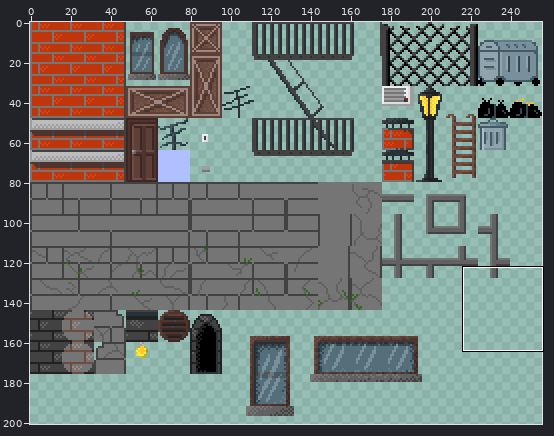
Sprite sheet -- assets/tiles/city_tiles.png. Above: a wide view before the commit, with the close-up outlined.
Close-up. Old version:
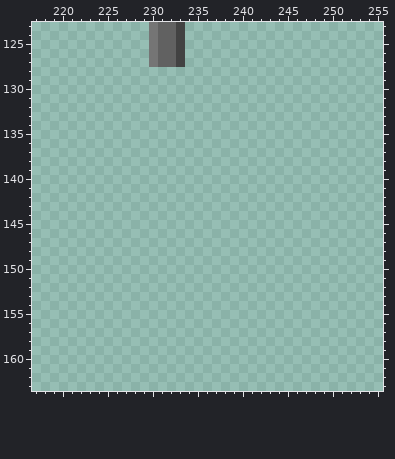
The file is 256x256 pixels. Shown: x 217..255, y 123..163. The wide view leaves out empty margins.
The result:
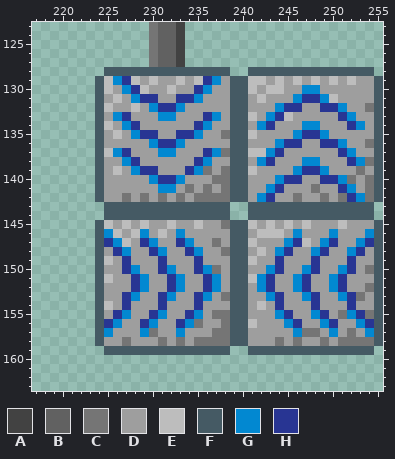
Palette (. is transparent): A #424242  B #616161  C #757575  D #9e9e9e  E #bdbdbd  F #455a64  G #0288d1  H #283593
From old to new:
Changed rows in their new state; - is an unchanged pixel.
first column x 224:
128 -FFFFFFFFFFFFFF--FFFFFFFFFFFFFF-
129 FEGHEDEDDEDEHGDFFEEDEDEDEDEDEDDF
130 FEDGHEDDEDDHGDDFFEDEEDDGGDDDDDDF
131 FDEDGHHDDHHGDDDFFDEDDDGHHGEDDDDF
132 FEDDEDGHHGDDDDDFFDDDGHHDDHHGDDCF
133 FDGHDDDGGDDDHGDFFEDGHEDDDDDHGDDF
134 FEDGHDDDDDDHGDDFFDGHDDDGGDDDHGDF
135 FDEDGHHDDHHGDDCFFEDDDDGHHGDDDDDF
136 FDDDDDGHHGDDDDDFFDDDGHHDDHHGDDCF
137 FEGHDDDGGDDDHGCFFEEGHDDDDDDHGDDF
138 FDDGHDDDDDDHGDDFFDGHDDDGGDDDHGCF
139 FDEDGHHDDDHGCDCFFEDDDDGHHGDDDCDF
140 FDDDDDGHHGDDDCCFFDDDGHHDDHHGCDCF
141 FDDDDDDGGDCDCDCFFDDGHDDDCDDHGDCF
142 FDDCDCDCDCDCCCCFFDGHDDCDDCDCHGCF
143 -FFFFFFFFFFFFFF--FFFFFFFFFFFFFF-
144 -FFFFFFFFFFFFFF--FFFFFFFFFFFFFF-
145 FEDEDEDDEDDEDDCFFEDEDEDEDDDEDDDF
146 FGEDEGDEDGDDDDDFFDEEEDGDDDGDDDGF
147 FHGEDHGDDHGDDCDFFEDDDGHEDGHDDGHF
148 FDHGDDHGDDHGDDCFFDEDGHDDGHDDGHDF
149 FEDHDDDHDDDHDDDFFEDDHDDDHDDDHDDF
150 FDDHGDDHGDDHGCDFFDDGHDDGHDDGHDCF
151 FEDDHGDDHGDDHGDFFEGHDDGHDDGHDDDF
152 FDDDHGDDHGDDHGDFFDGHDDGHDDGHDDCF
153 FDDHGDDHGDDHGDCFFDDGHDDGHDDGHCDF
154 FEDHDDDHDDDHDDDFFDEDHDDDHDDDHDDF
155 FDHGDDHGDDHGDCCFFDDDGHDDGHDCGHCF
156 FHGDDHGDDHGCDDCFFEDDDGHDDGHDDGHF
157 FGDDDGCDDGDDDCCFFDDDDDGCCDGDCDGF
158 FDDCDDDCDCDCCCCFFDDDCDCDDCDCCCCF
159 -FFFFFFFFFFFFFF--FFFFFFFFFFFFFF-
Changed places in both close-ups, as pixel boxes (x1, y1, x2, y2):
added: (95, 67, 383, 355)
